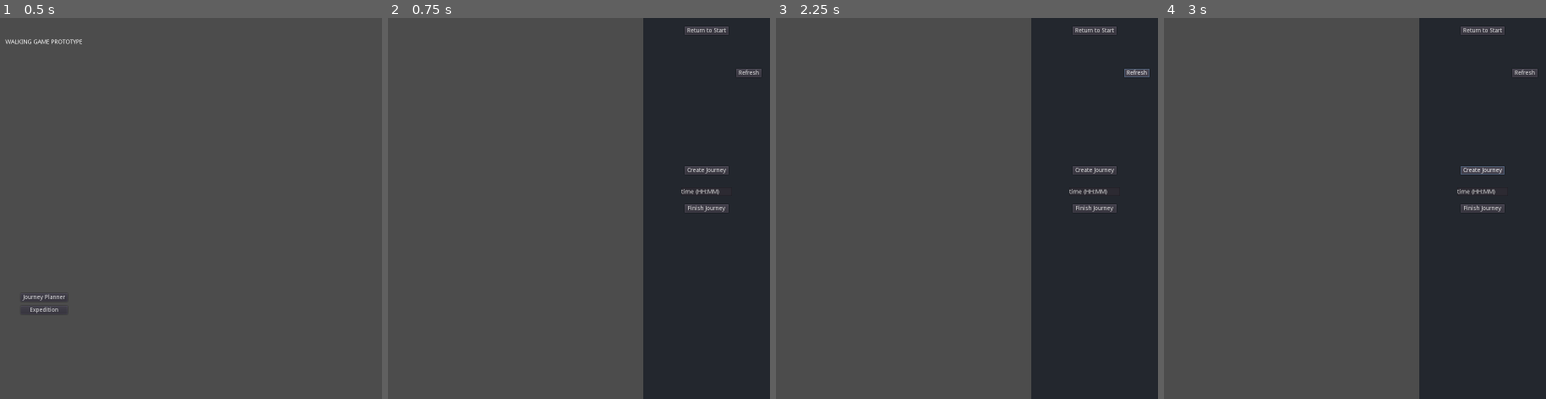
Above: before the commit, frames 1-4 (left to right).
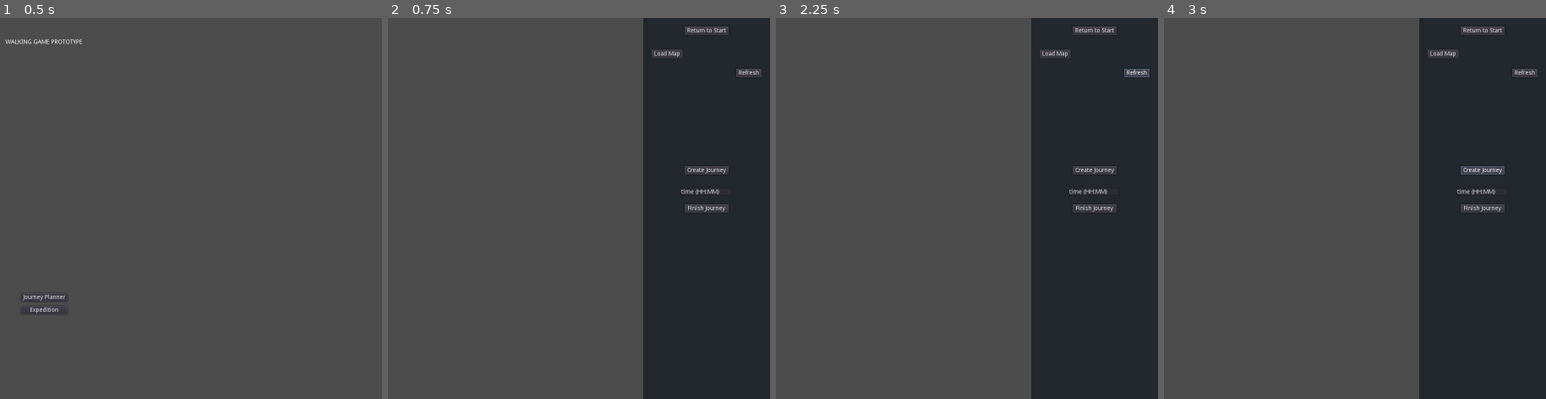
Above: after the commit, the same moments.

Repository: Barodas/WalkingGame_Proto01
Game: Godot game, scene res://Game.tscn
Two runs of this game, one before a commit and one after it. Both use one fixed random seed, a clock stepped at 60 frames per second and the inputs below.
Inputs (mouse positions are in pixels of both pictures, inside the frame that each line leads up to):
- Up to frame 1 (0.5 s): no input
- Up to frame 2 (0.75 s): click "Journey Planner" at 0.5 s
- Up to frame 3 (2.25 s): click (1054, 52) at 1.25 s, where only the run after the commit has a clickable "Load Map"; click "Refresh" at 2 s
- Up to frame 4 (3 s): click "Create Journey" at 2.75 s

Frame 1 is identical in both runs. In frame 2, 0.1% of the frame differs, in the area x 69-77%, y 8-11%; in frame 3, 0.1%; in frame 4, 0.1%.

Commit message:
Send selected journey and map in JourneyPlanner to game when selected
-Initialise Expedition scene using selected journey and map

Diff:
--- a/Expedition.gd
+++ b/Expedition.gd
@@ -1,23 +1,10 @@
 extends CanvasLayer
 
+var current_journey
 
-
-func load_journey_list():
-	var files = []
-	var dir = Directory.new()
-	dir.open("user://")
-	dir.list_dir_begin()
-
-	while true:
-		var file = dir.get_next()
-		if file.begins_with("journey_"):
-			files.append(file)
-		if file == "":
-			break
-
-	dir.list_dir_end()
-
-
+func initialise(map_texture, journey):
+	$Map.texture = map_texture
+	current_journey = journey
 
 
 func _on_Map_gui_input(event):
--- a/Game.gd
+++ b/Game.gd
@@ -5,6 +5,10 @@
 export (PackedScene) var expedition_scene
 
 var current_scene
+var current_map_texture
+var current_journey
+
+# TODO: save/load the current map & journey to avoid setting up each run
 
 func unload_current_scene():
 	if current_scene:
@@ -28,6 +32,7 @@
 	add_child(current_scene)
 	var button = current_scene.get_node("UIPanel/Return")
 	button.connect("pressed", self, "_on_Return_Button_pressed")
+	current_scene.connect("set_journey", self, "_on_set_journey")
 
 
 func load_expedition():
@@ -35,8 +40,10 @@
 
 	current_scene = expedition_scene.instance()
 	add_child(current_scene)
+	current_scene.initialise(current_map_texture, current_journey)
 	var button = current_scene.get_node("UIPanel/Return")
 	button.connect("pressed", self, "_on_Return_Button_pressed")
+
 
 func _ready():
 	load_start()
@@ -52,3 +59,8 @@
 
 func _on_Return_Button_pressed():
 	load_start()
+
+
+func _on_set_journey(map_texture, journey):
+	current_map_texture = map_texture
+	current_journey = journey
--- a/JourneyPlanner.gd
+++ b/JourneyPlanner.gd
@@ -1,6 +1,8 @@
 extends CanvasLayer
 
 export (PackedScene) var path_node_scene
+
+signal set_journey(map_texture, journey)
 
 var is_tracking = false
 var mouse_position
@@ -8,6 +10,9 @@
 
 var node_list =  []
 var journey_file_list = []
+
+var loaded_map_texture
+var loaded_journey
 
 func save(data):
 	var file = File.new()
@@ -41,12 +46,17 @@
 
 	for file in files:
 		var button = ToolButton.new()
-		button.text = "Some button"
+		var display_name = file.replace("journey_", "")
+		display_name = display_name.replace(".json", "")
+		button.text = display_name
 		journey_file_list.push_back(button)
 		$UIPanel/ScrollContainer/VBoxContainer.add_child(button)
+		button.connect("pressed", self, "_on_Journey_Button_pressed")
 
-	# send journey to game using event
-	# add confirmation that a journey has been selected
+	# TODO: Selecting a journey should display it on the map
+	# TODO: Send selected map to game
+	# TODO: Clear indication of selected journey
+
 
 func load_map():
 	var file
@@ -67,13 +77,13 @@
 	var image = Image.new()
 	var error = image.load(file_path)
 	if error != OK:
-		pass # handle failure, warn user
+		pass # TODO: Warn user that map hasnt loaded
 	var texture = ImageTexture.new()
 	texture.create_from_image(image, 0)
 	$Map.texture = texture
-	# add text with map filename/error if missing map
-	# load map texture into object
-	# send event to game with map texture
+	loaded_map_texture = texture
+	$UIPanel/MapLabel.text = file
+
 
 func _ready():
 	load_map()
@@ -154,8 +164,16 @@
 
 
 func _on_TimeInput_text_changed():
-	pass
+	pass # TODO: Validate input is valid HH:MM Time
 
 
 func _on_Refresh_pressed():
 	load_journey_list()
+
+
+func _on_LoadMap_pressed():
+	load_map()
+
+
+func _on_Journey_Button_pressed():
+	emit_signal("set_journey", loaded_map_texture, loaded_journey)
--- a/JourneyPlanner.tscn
+++ b/JourneyPlanner.tscn
@@ -27,6 +27,22 @@
 margin_right = 52.0
 margin_bottom = 40.0
 text = "Return to Start"
+
+[node name="LoadMap" type="Button" parent="UIPanel"]
+anchor_left = 0.5
+anchor_right = 0.5
+margin_left = -130.0
+margin_top = 75.0
+margin_right = -57.0
+margin_bottom = 95.0
+text = "Load Map"
+
+[node name="MapLabel" type="RichTextLabel" parent="UIPanel"]
+anchor_right = 1.0
+margin_left = 120.0
+margin_top = 75.0
+margin_bottom = 95.0
+text = "MapName"
 
 [node name="CreateJourney" type="Button" parent="UIPanel"]
 anchor_left = 0.5
@@ -78,6 +94,7 @@
 [node name="VBoxContainer" type="VBoxContainer" parent="UIPanel/ScrollContainer"]
 
 [connection signal="gui_input" from="Map" to="." method="_on_Map_gui_input"]
+[connection signal="pressed" from="UIPanel/LoadMap" to="." method="_on_LoadMap_pressed"]
 [connection signal="pressed" from="UIPanel/CreateJourney" to="." method="_on_CreateJourney_pressed"]
 [connection signal="text_changed" from="UIPanel/TimeInput" to="." method="_on_TimeInput_text_changed"]
 [connection signal="pressed" from="UIPanel/FinishJourney" to="." method="_on_FinishJourney_pressed"]
